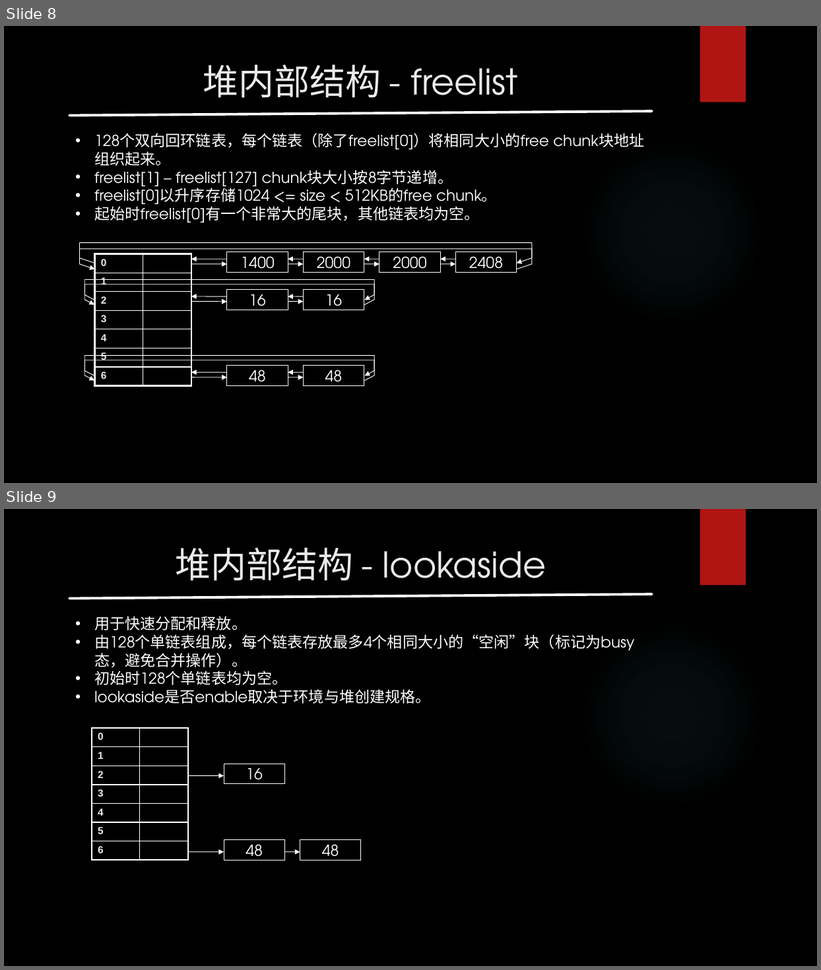
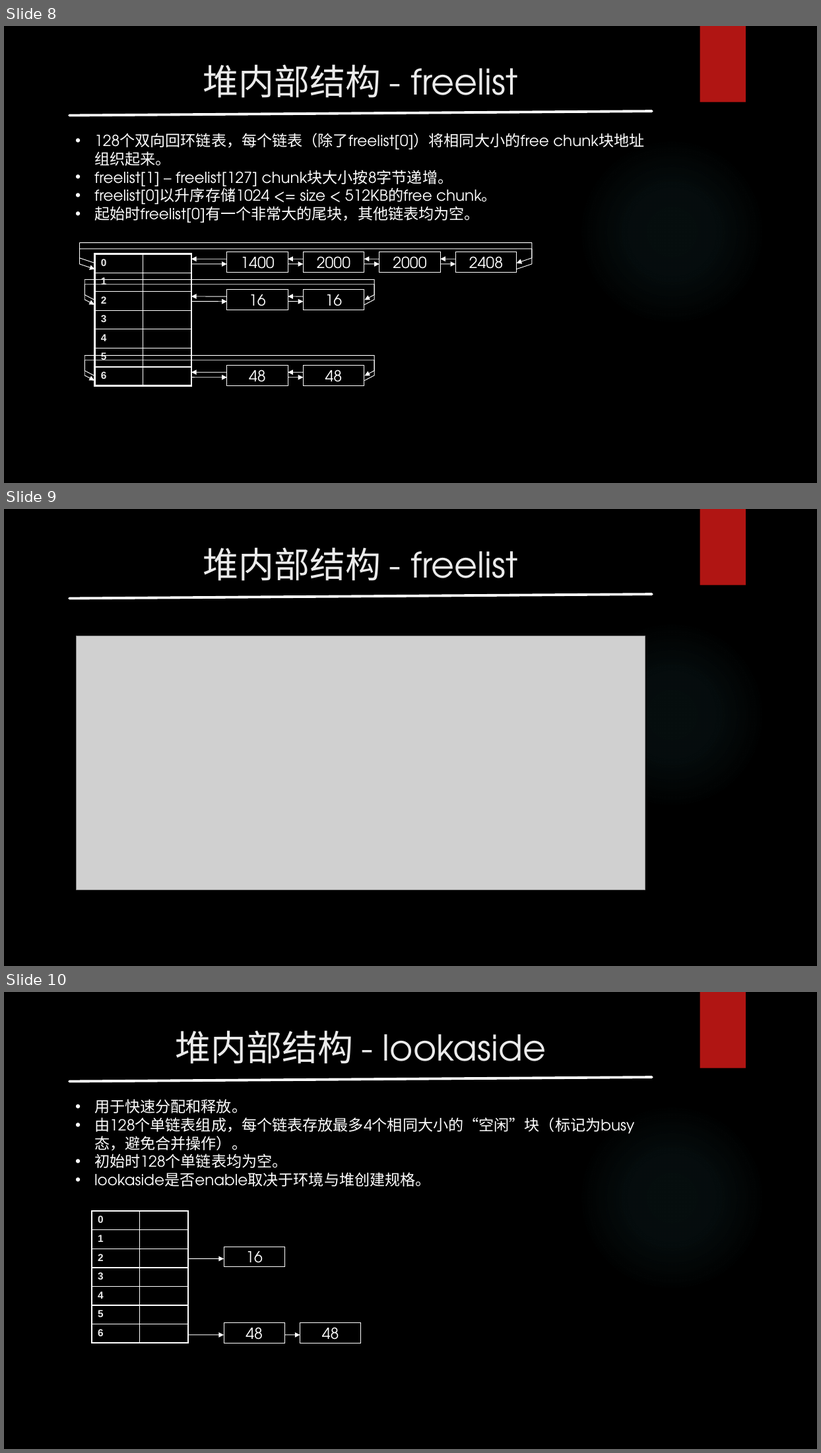
Before and after one commit to r00tk1ts/binary-security-tutorial, a slide deck: 探索上古Windows用户堆.pptx. Shown one above the other, each under a label of ours: slides 8 and 9 before the commit, slides 8, 9 and 10 after it. The pictures are 821x970 and 821x1453 pixels, drawn with LibreOffice and Linux fonts; fonts in the diff are those of the drawing; grey boxes stand for pictures; background and template pictures are left out. Boxes give left, top, right and bottom in pixels: in the first picture for what was removed or moved away, otherwise in the second. Text is boxed around its words. In the diff, an @@ line names an element or a change of style, - is before the commit and + after.

```diff
--- a/探索上古Windows用户堆.pptx
+++ b/探索上古Windows用户堆.pptx
@@ slide 9 added at (x1=4, y1=509, x2=817, y2=966), background picture (left out); not listed: 2 template elements that a slide beside it also shows @@
@@ title added at (x1=203, y1=547, x2=518, y2=594), 42 pt, text #EBEBEB @@
+堆内部结构 - freelist
@@ line added from (69, 599) to (652, 594), #FFFFFF 3 pt @@
@@ picture added at (x1=77, y1=636, x2=645, y2=890) @@
@@ what was slide 9 is now slide 10 @@
```
Also in this commit, not shown: 1 slide changed, 29 other files.
